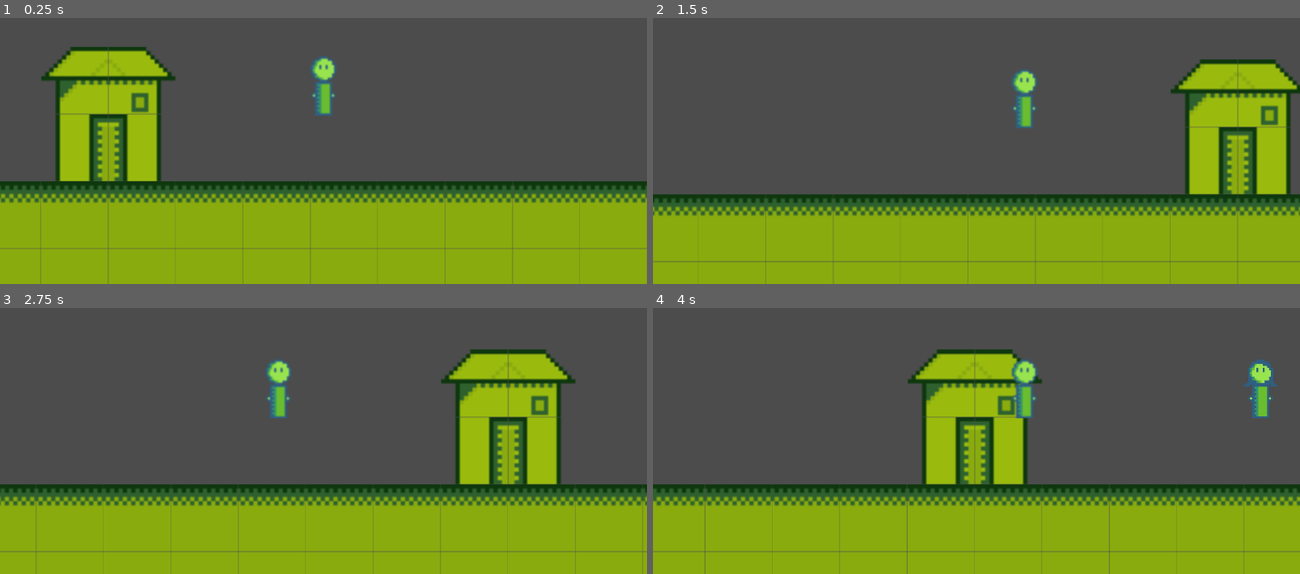
Above: before the commit, frames 1-4 (two rows, left to right).
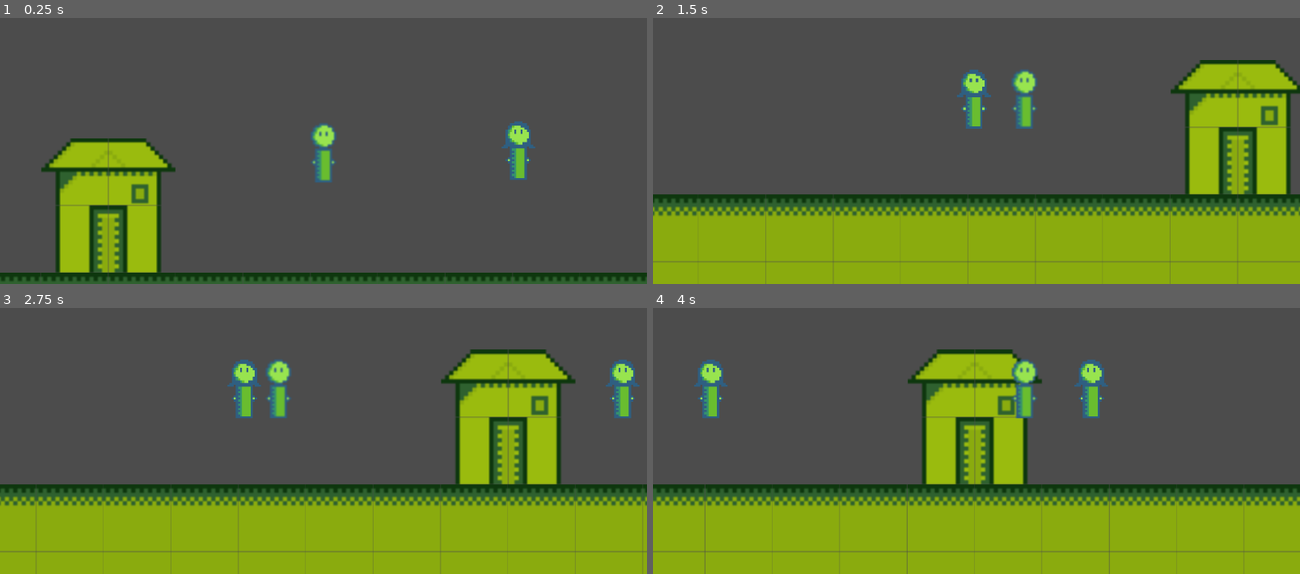
Above: after the commit, the same moments.

Repository: JamesPoole/godot-game
Game: Godot game, scene res://game.tscn
The game is run twice, just before and just after one commit, with the same random seed, the same clock (stepped at 60 frames per second) and the same inputs.
Inputs:
- Up to frame 1 (0.25 s): no input
- Up to frame 2 (1.5 s): tap Enter (ui_accept) at 0.5, 0.77 s; hold Right (ui_right) from 0.53 s (still down); tap E (interact) at 0.6, 1.35 s
- Up to frame 3 (2.75 s): tap Enter (ui_accept) at 1.52 s; release Right (ui_right) at 2.03 s; hold Left (ui_left) from 2.03 s (still down); tap E (interact) at 2.1 s
- Up to frame 4 (4 s): release Left (ui_left) at 2.78 s; hold Right (ui_right) from 2.78 s (still down); tap E (interact) at 2.85, 3.6 s; tap Enter (ui_accept) at 3.02, 3.77 s

The runs differ from the first frame. In frame 1, 45% of the frame differs, in the area x 0-100%, y 10-100%; in frame 2, 0.7%; in frame 3, 1.4%; in frame 4, 2.1%.

Commit message:
added villagers and loved one placeholders

Diff:
--- /dev/null
+++ b/Characters/DayTown/DayTownVillager.gd
@@ -0,0 +1,18 @@
+extends "res://Characters/Character.gd"
+
+var rng = RandomNumberGenerator.new()
+const NPC_MAX_SPEED = 30
+
+func _ready():
+	pass
+
+func _process(delta):
+	var move = rng.randi_range(0, 50)
+	if move == 1:
+		var direction = rng.randi_range(0, 1)
+		if direction == 0:
+			motion.x = NPC_MAX_SPEED
+		if direction == 1:
+			motion.x = -NPC_MAX_SPEED
+	else:
+		motion.x = lerp(motion.x, 0, 0.2)
--- /dev/null
+++ b/Characters/DayTown/DayTownVillager.tscn
@@ -0,0 +1,7 @@
+[gd_scene load_steps=3 format=2]
+
+[ext_resource path="res://Characters/Character.tscn" type="PackedScene" id=1]
+[ext_resource path="res://Characters/DayTown/DayTownVillager.gd" type="Script" id=2]
+
+[node name="DayTownVillager" index="0" instance=ExtResource( 1 )]
+script = ExtResource( 2 )
--- /dev/null
+++ b/Characters/DayTown/DayTownVillager1.tscn
@@ -0,0 +1,11 @@
+[gd_scene load_steps=3 format=2]
+
+[ext_resource path="res://Characters/DayTown/DayTownVillager.tscn" type="PackedScene" id=1]
+
+[sub_resource type="RayShape2D" id=1]
+length = 15.4509
+
+[node name="DayTownVillager1" instance=ExtResource( 1 )]
+
+[node name="CollisionShape2D" parent="." index="1"]
+shape = SubResource( 1 )
--- /dev/null
+++ b/Characters/DayTown/DayTownVillager2.tscn
@@ -0,0 +1,11 @@
+[gd_scene load_steps=3 format=2]
+
+[ext_resource path="res://Characters/DayTown/DayTownVillager.tscn" type="PackedScene" id=1]
+
+[sub_resource type="RayShape2D" id=1]
+length = 15.4509
+
+[node name="DayTownVillager2" instance=ExtResource( 1 )]
+
+[node name="CollisionShape2D" parent="." index="1"]
+shape = SubResource( 1 )
--- /dev/null
+++ b/Characters/DayTown/DayTownVillager3.tscn
@@ -0,0 +1,11 @@
+[gd_scene load_steps=3 format=2]
+
+[ext_resource path="res://Characters/DayTown/DayTownVillager.tscn" type="PackedScene" id=1]
+
+[sub_resource type="RayShape2D" id=1]
+length = 15.4509
+
+[node name="DayTownVillager3" instance=ExtResource( 1 )]
+
+[node name="CollisionShape2D" parent="." index="1"]
+shape = SubResource( 1 )
--- /dev/null
+++ b/Characters/LovedOne/LovedOne.tscn
@@ -0,0 +1,5 @@
+[gd_scene load_steps=2 format=2]
+
+[ext_resource path="res://Characters/Character.tscn" type="PackedScene" id=1]
+
+[node name="LovedOne" instance=ExtResource( 1 )]
--- a/Worlds/world.tscn
+++ b/Worlds/world.tscn
@@ -3,3 +3,6 @@
 [ext_resource path="res://assets/terrain/tilemap/world.tmx" type="PackedScene" id=1]
 
 [node name="world" instance=ExtResource( 1 )]
+
+[node name="ground" parent="." index="0"]
+editor/display_folded = false
--- a/game.gd
+++ b/game.gd
@@ -1,4 +1,4 @@
 extends Node2D
 
 func _ready():
-	print('started')
+	pass
--- a/game.tscn
+++ b/game.tscn
@@ -1,20 +1,21 @@
-[gd_scene load_steps=5 format=2]
+[gd_scene load_steps=6 format=2]
 
 [ext_resource path="res://game.gd" type="Script" id=1]
 [ext_resource path="res://Worlds/world.tscn" type="PackedScene" id=2]
-[ext_resource path="res://Characters/Character.tscn" type="PackedScene" id=3]
-[ext_resource path="res://Characters/Hero/Hero.tscn" type="PackedScene" id=4]
+[ext_resource path="res://Characters/Hero/Hero.tscn" type="PackedScene" id=3]
+[ext_resource path="res://Characters/DayTown/DayTownVillager1.tscn" type="PackedScene" id=4]
+[ext_resource path="res://Characters/LovedOne/LovedOne.tscn" type="PackedScene" id=5]
 
 [node name="Game" type="Node2D"]
 script = ExtResource( 1 )
 
 [node name="world" parent="." instance=ExtResource( 2 )]
 
-[node name="Character" parent="." groups=[
-"Character",
-"Interactable",
-] instance=ExtResource( 3 )]
-position = Vector2( 70.7016, -141.697 )
+[node name="Hero" parent="." instance=ExtResource( 3 )]
+position = Vector2( -282.851, -230 )
 
-[node name="Hero" parent="." instance=ExtResource( 4 )]
-position = Vector2( -282.851, -155.6 )
+[node name="DayTownVillager1" parent="." instance=ExtResource( 4 )]
+position = Vector2( -10.9658, -227.79 )
+
+[node name="LovedOne" parent="." instance=ExtResource( 5 )]
+position = Vector2( -190.334, -230.987 )
